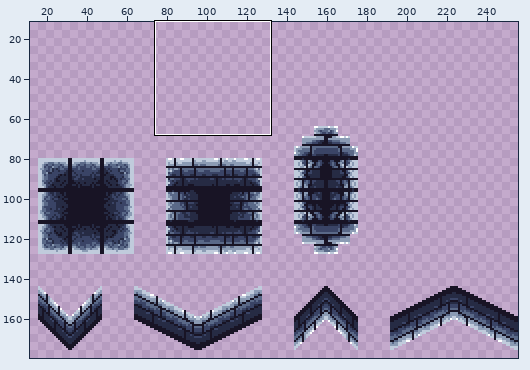
A pixel-art file gets an edit: art/tileset/tileset_wallsground.aseprite. The picture above shows the old version from afar; the outline marks the close-up.
Close-up. First the earlier version:
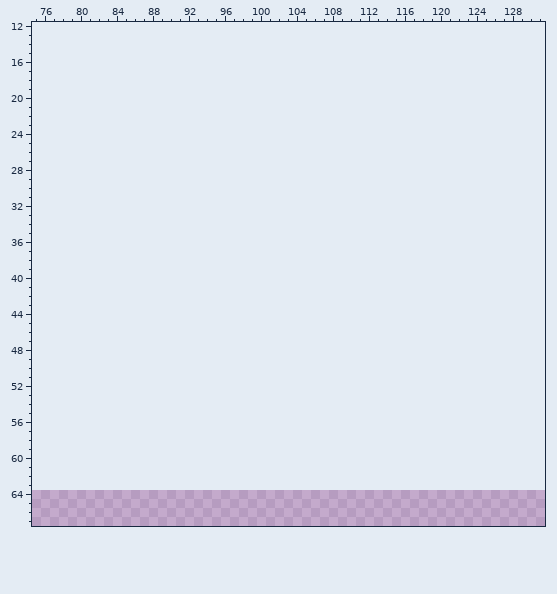
256x128 pixels, 1 frame. Shown: x 75..131, y 12..67. The old version is drawn lined up with the new one, on the new canvas. The wide view leaves out empty margins. The commit also changed other parts of the picture, which this record leaves out.
Now the later version:
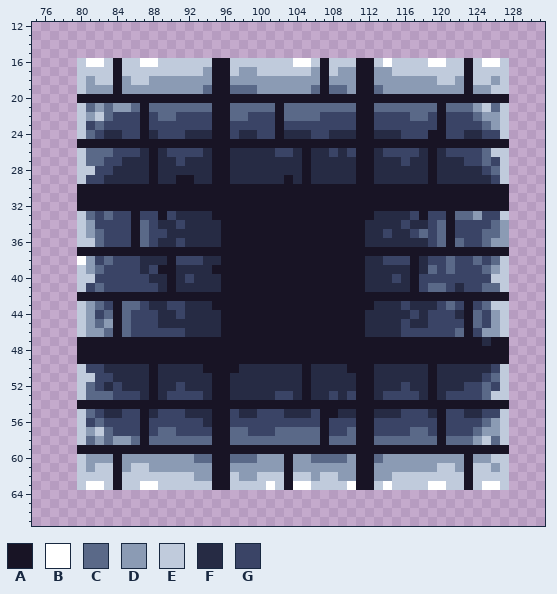
Palette (. is transparent): A #181425  B #ffffff  C #5a6988  D #8b9bb4  E #c0cbdc  F #262b44  G #3a4466
What changed:
canvas 256x128 -> 256x256, the old top-left corner now at 0,64
y 16: x 80..127 ................................................ -> EBBEAEEBBEEEEEEAAEEEEEEEBBEAEEEAAEBEEEEBBEEAEBBE
y 17: x 80..127 ................................................ -> EEEEAEEEEEEEEEDAAEDDEEEEEEDAEDDAADDEEEEEEEEAEEEE
y 18: x 80..127 ................................................ -> EDEEADEEDDDDDDDAADDDDDDDDDDADDDAADDDDDDDEEDAEEDE
y 19: x 80..127 ................................................ -> EDDDADDDDDDDDDCAACCCDDDDDDCACCDAACDDDDDDDDDADDEE
y 20: x 80..127 ................................................ -> AAAAAAAAAAAAAAAAAAAAAAAAAAAAAAAAAAAAAAAAAAAAAAAA
y 21: x 80..127 ................................................ -> ECDCDDCACCCCCCCAACCCCCACCCCCCCCAACCCCCCCACCCDECE
y 22: x 80..127 ................................................ -> EDECGGGAGCCGGGGAACCGGGACCCCGGGGAAGGGGCCGAGGGCDDE
y 23: x 80..127 ................................................ -> EGCGGGGAGGGGGGGAAGGGGGAGGGGGGGGAAGGGGGGGAGGGGCDE
y 24: x 80..127 ................................................ -> ECGFFGGAFGGGFFFAAGFFGGAFFFGGFFFAAFFFGGGAAGGFFGGE
y 25: x 80..127 ................................................ -> AAAAAAAAAAAAAAAAAAAAAAAAAAAAAAAAAAAAAAAAAAAAAAAA
y 26: x 80..127 ................................................ -> ECCCGGGFAFGGGGFAAFFFFFGGFAFFGFGAAFGGGGFAFGGGGCEE
y 27: x 80..127 ................................................ -> ECCGGFFFAFFGFFFAAFFFFFFFFAFFFFFAAFFFGFFAFFFGGCGE
y 28: x 80..127 ................................................ -> EEGGFFFFAFFFFFFAAFFFFFFFFAFFFFFAAFFFFFFAFFFFFGCE
y 29: x 80..127 ................................................ -> EGGFFFFFAFFAAFFAAFFFFFFAFAFFFFFAAFFFFFFAFFFFFFGE
y 30..32: x 80..127 ................................................ -> AAAAAAAAAAAAAAAAAAAAAAAAAAAAAAAAAAAAAAAAAAAAAAAA
y 33: x 80..127 ................................................ -> ECGCGGAGGAGFFFFAAAAAAAAAAAAAAAAAAFFFFGAGGACCDGGE
y 34: x 80..127 ................................................ -> EDGGGGACGFFGFFFFAAAAAAAAAAAAAAAAFFFFGFFGCAGGGGCD
y 35: x 80..127 ................................................ -> EDCGGGACGGFFFFFFAAAAAAAAAAAAAAAAFFGFFGCGCAGGGCCD
y 36: x 80..127 ................................................ -> EECGGGACGFFGFFFFAAAAAAAAAAAAAAAAFFFFFFFGCACGGCDD
y 37: x 80..127 ................................................ -> AAAAAAAAAAAAAAAAAAAAAAAAAAAAAAAAAAAAAAAAAAAAAAAA
y 38: x 80..127 ................................................ -> BDGCGGGFFFAGGGFFAAAAAAAAAAAAAAAAFFGGGAFGGCGGCGCE
y 39: x 80..127 ................................................ -> EDCGGGGFGAAFFFFAAAAAAAAAAAAAAAAAFFFFFAFCGCGGGCDE
y 40: x 80..127 ................................................ -> EEGGGGGGFFAFGFFFAAAAAAAAAAAAAAAAFFFGFAGGGGGGGGEE
y 41: x 80..127 ................................................ -> EGCGGGGGGFAFFFFFAAAAAAAAAAAAAAAAFFFFFAGCCGFGGCCE
y 42: x 80..127 ................................................ -> AAAAAAAAAAAAAAAAAAAAAAAAAAAAAAAAAAAAAAAAAAAAAAAA
y 43: x 80..127 ................................................ -> EDCGACCGFFGGFFFAAAAAAAAAAAAAAAAAAFFFGFFFGCGAGCEE
y 44: x 80..127 ................................................ -> EDGCACGGGFFGFFFFAAAAAAAAAAAAAAAAFFFFFGFGGGFACGDE
y 45: x 80..127 ................................................ -> EDCDACGGGFFFFFFFAAAAAAAAAAAAAAAAFFFFGFFGGGGACGDE
y 46: x 80..127 ................................................ -> EDDCACGGGGGGFFFFAAAAAAAAAAAAAAAAFFFFGGGGGGCAGDDE
y 47: x 80..127 ................................................ -> AAAAAAAAAAAAAAAAAAAAAAAAAAAAAAAAAAAAAAAAAAAAAFAA
y 48..49: x 80..127 ................................................ -> AAAAAAAAAAAAAAAAAAAAAAAAAAAAAAAAAAAAAAAAAAAAAAAA
y 50: x 80..127 ................................................ -> EGGFFFFFAFFFFFAAAAFFFFFFFAFFFFAAAFFFFFFAFFFFFFGE
y 51: x 80..127 ................................................ -> EEGGFFFFAFFFFFFAAFFFFFFFFAFFFFFAAFFFFFFAFFFFFGCE
y 52: x 80..127 ................................................ -> ECGFGFFFAFFGFFFAAFFFFFFFFAFFFFFAAFFFGFFAFFFGGCGE
y 53: x 80..127 ................................................ -> ECCCGGGFAFGGGGFAAFFFFFGGFAFFGFGAAFGGGGFAFGGGGCEE
y 54: x 80..127 ................................................ -> AAAAAAAAAAAAAAAAAAAAAAAAAAAAAAAAAAAAAAAAAAAAAAAA
y 55: x 80..127 ................................................ -> ECGFFGGAFGGGFFFAAGFFGGGFFFGAAFFAAFFFGGGFAGGFFGGE
y 56: x 80..127 ................................................ -> EGCGGGGAGGGGGGFAAGGGGGGGGGGAGGGAAGGGGGGGAGGGGCDE
y 57: x 80..127 ................................................ -> EDECGGGAGCCGGGGAACCGGGCCCCCAGGCAAGGGGCCGAGGGCDDE
y 58: x 80..127 ................................................ -> ECDCDDCACCCCCCCAACCCCCCCCCCACCCAACCCCCCCACCCDECE
y 59: x 80..127 ................................................ -> AAAAAAAAAAAAAAAAAAAAAAAAAAAAAAAAAAAAAAAAAAAAAAAA
y 60: x 80..127 ................................................ -> EDDDADDDDDDDDCCAACCCDDDADDCCCCDAACDDDDDDDDDADDEE
y 61: x 80..127 ................................................ -> EDEEADEEDDDDDDDAADDDDDDADDDDDDDAADDDDDDDEEDAEEDE
y 62: x 80..127 ................................................ -> EEEEAEEEEEEEEDDAAEDDEEEAEEDEEDDAADDEEEEEEEEAEEEE
y 63: x 80..127 ................................................ -> EBBEAEEBBEEEEEEAAEEEEBEABBEEEEBAAEBEEEEBBEEAEBBE
Boxes around the changes in both close-ups, in picture pixels (x1, y1, x2, y2):
added: (77, 58, 509, 490)
